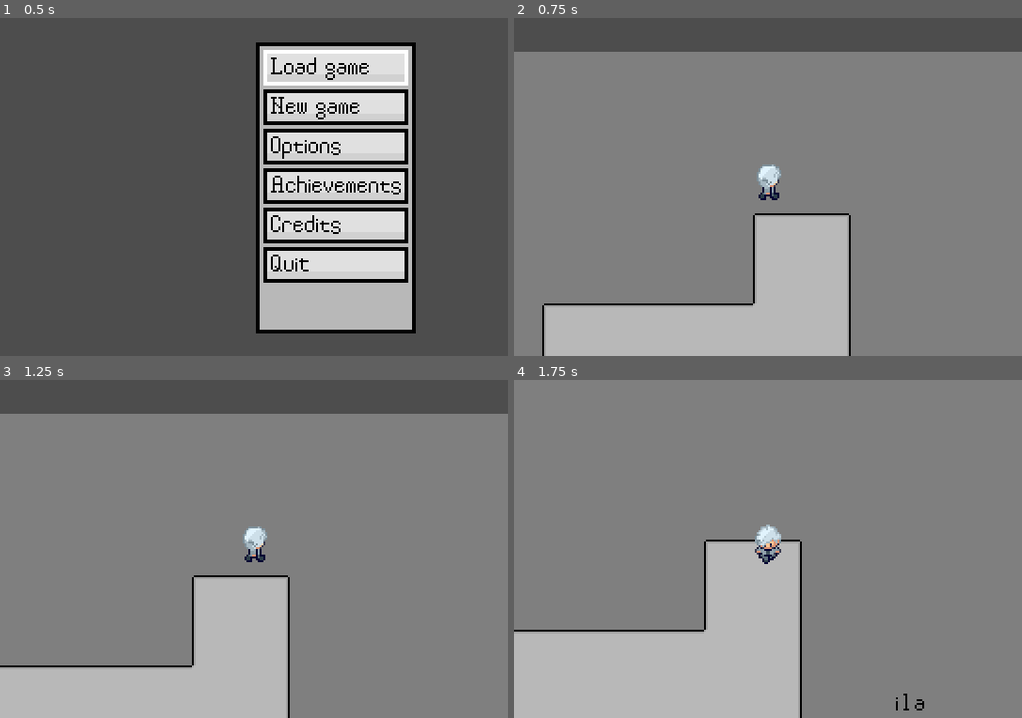
Above: before the commit, frames 1-4 (two rows, left to right).
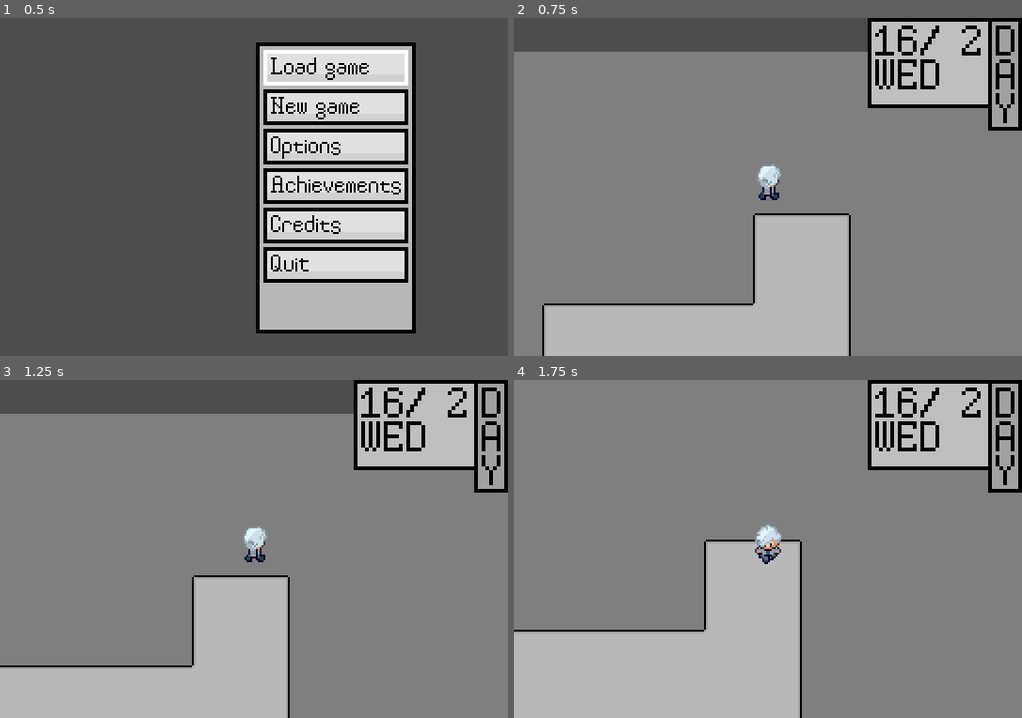
Above: after the commit, the same moments.

Repository: Elvin-Smile/Apellations-Persona
Game: Godot game, scene res://0z_Scenes/main.tscn
The game is run twice, just before and just after one commit, with the same random seed, the same clock (stepped at 60 frames per second) and the same inputs.
Inputs:
- Up to frame 1 (0.5 s): no input
- Up to frame 2 (0.75 s): tap Enter at 0.5 s; hold D (Right) from 0.53 s (still down); tap J (Confirm) at 0.6 s
- Up to frame 3 (1.25 s): keep holding D (Right)
- Up to frame 4 (1.75 s): release D (Right) at 1.28 s; hold S (Down) from 1.28 s (still down); tap J (Confirm) at 1.35 s

Frame 1 is identical in both runs. In frame 2, 8.5% of the frame differs, in the area x 69-100%, y 0-34%; in frame 3, 8.5%; in frame 4, 8.6%, in the area x 69-100%, y 0-98%.

Commit message:
Added Chronometer

Diff:
--- a/0z_Scenes/guy's.tscn
+++ b/0z_Scenes/guy's.tscn
@@ -27,8 +27,6 @@
 
 [node name="Marko" parent="." instance=ExtResource("1_2xbgb")]
 
-[node name="Camera2D" type="Camera2D" parent="Marko"]
-
 [node name="TileMapLayer" type="TileMapLayer" parent="."]
 position = Vector2(-8, -8)
 tile_map_data = PackedByteArray("AAAAAAEAAAAAAAAAAAAAAAIAAAAAAAEAAAAAAAMAAAAAAAEAAAAAAAQAAAADAAAAAAD//wQAAAABAAAAAAD+/w …(8128 unchanged characters)…
--- a/0z_Scenes/marko.gd
+++ /dev/null
@@ -1,14 +0,0 @@
-extends AccompliceGuy
-@onready var jan : AnimationPlayer = $Jan;
-@onready var smalcelj : TextMaker = $Smalcelj;
-
-const animation_list : Array = ["_up", "_down", "_left", "_right"];
-
-
-func _on_standing(dirc: int) -> void:
-	jan.play("idle"+animation_list[dirc]);
-
-
-
-func _on_walking(dirc: int) -> void:
-	jan.play("walk"+animation_list[dirc]);
--- a/0z_Scenes/marko_v01.tscn
+++ b/0z_Scenes/marko_v01.tscn
@@ -1,9 +1,11 @@
-[gd_scene load_steps=16 format=3 uid="uid://geh42eeyin7c"]
-
-[ext_resource type="Script" uid="uid://pek3dnvonhe8" path="res://0z_Scenes/marko.gd" id="1_163vl"]
+[gd_scene load_steps=18 format=3 uid="uid://geh42eeyin7c"]
+
+[ext_resource type="Script" uid="uid://pek3dnvonhe8" path="res://0z_Scripts/marko.gd" id="1_163vl"]
 [ext_resource type="Texture2D" uid="uid://fbmii74usmb5" path="res://Marko Petriković/petrikovic_s0_v0.png" id="2_rm3ia"]
-[ext_resource type="Script" uid="uid://ovcr8vkccxwm" path="res://0z_Scenes/jan.gd" id="3_jkqyi"]
+[ext_resource type="Script" uid="uid://ovcr8vkccxwm" path="res://0z_Scripts/jan.gd" id="3_jkqyi"]
 [ext_resource type="Script" uid="uid://b5mwminl2olv2" path="res://text_maker_class.gd" id="4_25btw"]
+[ext_resource type="Texture2D" uid="uid://ucp223s6f2e4" path="res://UI/date_box_v00.png" id="5_wecnt"]
+[ext_resource type="Texture2D" uid="uid://bki3xhidao41h" path="res://UI/day_v00.png" id="6_ci2ro"]
 
 [sub_resource type="RectangleShape2D" id="RectangleShape2D_t3k04"]
 size = Vector2(16, 16)
@@ -184,9 +186,26 @@
 autoplay = "idle_down"
 script = ExtResource("3_jkqyi")
 
-[node name="Smalcelj" type="Node" parent="."]
+[node name="Smalcelj" type="Node2D" parent="."]
+unique_name_in_owner = true
 script = ExtResource("4_25btw")
 metadata/_custom_type_script = "uid://b5mwminl2olv2"
 
+[node name="Lovro" type="Camera2D" parent="."]
+
+[node name="Cutura" type="Node2D" parent="Lovro"]
+script = ExtResource("4_25btw")
+metadata/_custom_type_script = "uid://b5mwminl2olv2"
+
+[node name="Borna" type="Sprite2D" parent="Lovro"]
+unique_name_in_owner = true
+position = Vector2(94, -66)
+texture = ExtResource("5_wecnt")
+
+[node name="Gabric" type="Sprite2D" parent="Lovro"]
+unique_name_in_owner = true
+position = Vector2(126, -60)
+texture = ExtResource("6_ci2ro")
+
 [connection signal="standing" from="." to="." method="_on_standing"]
 [connection signal="walking" from="." to="." method="_on_walking"]
--- a/0z_Scenes/pause_menu.tscn
+++ b/0z_Scenes/pause_menu.tscn
@@ -9,7 +9,7 @@
 [ext_resource type="Texture2D" uid="uid://nmd6q4bu6kva" path="res://PauseMenu/accomplice_v01.png" id="6_ykn0t"]
 [ext_resource type="Texture2D" uid="uid://bxj6sfvc0x077" path="res://PauseMenu/calendar_v01.png" id="7_m7nk5"]
 [ext_resource type="Texture2D" uid="uid://dgq4i26em6grj" path="res://PauseMenu/system_v01.png" id="8_xo3vb"]
-[ext_resource type="Script" uid="uid://bja37g7p0df6p" path="res://0z_Scenes/pause_menu_buttons.gd" id="10_5eliy"]
+[ext_resource type="Script" uid="uid://bja37g7p0df6p" path="res://0z_Scripts/pause_menu_buttons.gd" id="10_5eliy"]
 [ext_resource type="Texture2D" uid="uid://bm2bmnye7n3dg" path="res://PauseMenu/pause_menu_button_v00.png" id="11_iqjv8"]
 
 [node name="PauseMenu" type="Node2D"]
--- a/0z_Scenes/text_maker.tscn
+++ b/0z_Scenes/text_maker.tscn
@@ -2,7 +2,7 @@
 
 [ext_resource type="Script" uid="uid://b5mwminl2olv2" path="res://text_maker_class.gd" id="1_p54ph"]
 
-[node name="TextMaker" type="Node"]
+[node name="TextMaker" type="Node2D"]
 script = ExtResource("1_p54ph")
 metadata/_custom_type_script = "uid://b5mwminl2olv2"
 
--- /dev/null
+++ b/0z_Scripts/global_var.gd
@@ -0,0 +1,9 @@
+extends Node
+
+const tile_size : int = 16;
+const time_names : Array = ["mornin", "day", "night"];
+const day_names_short : Array = ["???", "MON", "TUE", "WED", "THU", "FRI", "SAT", "SUN"];
+var current_month : int = 2;
+var current_date : int = 16;
+var current_time : int = 1;
+var current_day : int = 3;
--- a/0z_Scripts/marko.gd
+++ b/0z_Scripts/marko.gd
@@ -1 +1,14 @@
-pass;
+extends AccompliceGuy
+@onready var jan : AnimationPlayer = $Jan;
+@onready var cutura : TextMaker = $Lovro/Cutura;
+@onready var gabric : Sprite2D = $Lovro/Gabric;
+
+const animation_list : Array = ["_up", "_down", "_left", "_right"];
+
+func _ready():
+	update_clock(cutura, gabric);
+
+func _on_standing(dirc: int) -> void:
+	jan.play("idle"+animation_list[dirc]);
+func _on_walking(dirc: int) -> void:
+	jan.play("walk"+animation_list[dirc]);
--- a/accomplice_guy_class.gd
+++ b/accomplice_guy_class.gd
@@ -6,7 +6,6 @@
 signal standing(dirc : int);
 
 const pixel_speed : int = 1;
-const tile_size : int = 16;
 const movement_delay : int = 5;
 var coordinate : Vector2 = Vector2.ZERO;
 var goal : Vector2 = Vector2.ZERO;
@@ -24,14 +23,14 @@
 func _process(_delta):
 	super._process(_delta);
 	if ((position == goal) and (delta_movement_time >= movement_delay)):
-		goal.y += Input.get_axis("Up", "Down")*tile_size;
+		goal.y += Input.get_axis("Up", "Down")*gv.tile_size;
 		movement.x = 0; movement.y = Input.get_axis("Up", "Down")*pixel_speed;
 		moving = true;
 		if (movement.y):
 			current_animation = 0.5+movement.y*0.5;
 			walking.emit(current_animation);
 	if ((position == goal) and (delta_movement_time >= movement_delay)):
-		goal.x += Input.get_axis("Left", "Right")*tile_size;
+		goal.x += Input.get_axis("Left", "Right")*gv.tile_size;
 		movement.x = Input.get_axis("Left", "Right")*pixel_speed; movement.y = 0;
 		moving = true;
 		if (movement.x):
--- a/guy_class.gd
+++ b/guy_class.gd
@@ -2,6 +2,20 @@
 extends CharacterBody2D
 class_name Guy
 
+const clock_position : Vector2 = Vector2(57, -88);
+var date_to_print : String = "";
+
 func _process(_delta):
 	if (Input.is_action_just_pressed("Menu")):
 		get_tree().change_scene_to_file("res://0z_Scenes/pause_menu.tscn");
+
+func update_clock(maker : TextMaker, spriter : Sprite2D):
+	spriter.texture = load("res://UI/"+gv.time_names[gv.current_time]+"_v00.png");
+	spriter.position = Vector2(117+float(spriter.texture.get_width())/2, -90+float(spriter.texture.get_height())/2);
+	date_to_print = "";
+	if (gv.current_date < 10): date_to_print += " ";
+	date_to_print += str(gv.current_date)+"ˇ";
+	if (gv.current_month < 10): date_to_print += " ";
+	date_to_print+= str(gv.current_month);
+	maker.make_text(date_to_print, "Short_Double_Basic", clock_position, Vector2(clock_position.x+5000, clock_position.y+5000), 0, 1000);
+	maker.make_text(gv.day_names_short[gv.current_day], "Short_Double_Basic", Vector2(clock_position.x, clock_position.y+tm.line_size["Short_Double_Basic"]), Vector2(clock_position.x+5000, clock_position.y+5000), 1, 1000);
--- a/project.godot
+++ b/project.godot
@@ -14,6 +14,11 @@
 run/main_scene="res://0z_Scenes/main.tscn"
 config/features=PackedStringArray("4.5", "Mobile")
 config/icon="res://icon.svg"
+
+[autoload]
+
+gv="*res://0z_Scripts/global_var.gd"
+tm="*res://text_maker_class.gd"
 
 [display]
 
--- a/text_maker_class.gd
+++ b/text_maker_class.gd
@@ -1,9 +1,21 @@
 @icon("res://text_maker_icon.png")
-extends Node
+extends Node2D
 class_name TextMaker
 
-const line_size : int = 14;
+
 const letter_path : String = "res://Fonts/";
+const space_size : Dictionary = {
+	"Basic" : 1,
+	"Short_Double_Basic" : 6
+};
+const line_size : Dictionary = {
+	"Basic" : 14,
+	"Short_Double_Basic" : 18
+};
+const between_size : Dictionary = {
+	"Basic" : 1,
+	"Short_Double_Basic" : 2
+};
 var word_size : Array = [];
 var letter_sprite_path : String;
 var letter_image : CompressedTexture2D;
@@ -11,18 +23,13 @@
 var trenutna_duljina : int = 0;
 var cursor_position : Vector2 = Vector2.ZERO;
 var letter_sprite : Sprite2D;
-var child_adder : Node2D = Node2D.new();
 var current_word : int = 0;
 var last_one : String = " ";
-
-func _ready():
-	make_text("i l a", "Basic", Vector2(100, 100), Vector2(400, 500), 0, 0);
-	pass;
 
 func make_text(text : String = "", font : String = "", start_position : Vector2 = Vector2.ZERO, end_position : Vector2 = Vector2(200, 200), index : int = 0, zvalue : int = 0):
 	#zamijeni child s novim
 	remove_child(get_child(index));
-	add_child(child_adder);
+	add_child(Node2D.new());
 	move_child(get_child(get_child_count()-1), index);
 	trenutna_duljina = 0;
 	cursor_position = start_position;
@@ -47,18 +54,18 @@
 		#provede razmak i provjeri dal može nastavit dalje
 		if ((i == " ") or (i == "~")): current_word += 1;
 		if (i == " "):
-			cursor_position.x += 3;
-			if (cursor_position.x+word_size[current_word] > end_position.x): cursor_position = Vector2(start_position.x, cursor_position.y+line_size);
-		elif (i == "~"): cursor_position = Vector2(start_position.x, cursor_position.y+line_size);
+			cursor_position.x += space_size[font]+between_size[font]*2;
+			if (cursor_position.x+word_size[current_word] > end_position.x): cursor_position = Vector2(start_position.x, cursor_position.y+line_size[font]);
+		elif (i == "~"): cursor_position = Vector2(start_position.x, cursor_position.y+line_size[font]);
 		#napravi novi sprite i doda ga kao dijete dijeteta i postavi ga kao slovo
 		else:
 			letter_image = load(letter_path+font+"/"+i+".png");
 			letter_sprite = Sprite2D.new();
 			letter_sprite.texture = letter_image;
-			letter_sprite.position = cursor_position;
+			letter_sprite.position = Vector2(cursor_position.x+float(letter_image.get_width())/2, cursor_position.y+float(letter_image.get_height())/2);
 			letter_sprite.z_index = zvalue;
 			get_child(index).add_child(letter_sprite);
-			cursor_position.x += letter_image.get_width()+1;
+			cursor_position.x += letter_image.get_width()+between_size[font];
 
 func delete_text(index : int = 0, child_number : int = 1):
 	add_child(Node2D.new());
Not shown, removed: 0z_Scenes/marko.gd.uid
Not shown, added: 0z_Scripts/global_var.gd.uid
Renamed: 0z_Scenes/jan.gd -> 0z_Scripts/jan.gd
Renamed: 0z_Scenes/jan.gd.uid -> 0z_Scripts/jan.gd.uid
Not shown, changed: 0z_Scripts/marko.gd.uid
Renamed: 0z_Scenes/pause_menu_buttons.gd -> 0z_Scripts/pause_menu_buttons.gd
Renamed: 0z_Scenes/pause_menu_buttons.gd.uid -> 0z_Scripts/pause_menu_buttons.gd.uid
Binary file added: Fonts/Short_Double_Basic/0.png
Not shown, added: Fonts/Short_Double_Basic/0.png.import
Binary file added: Fonts/Short_Double_Basic/1.png
Not shown, added: Fonts/Short_Double_Basic/1.png.import
Binary file added: Fonts/Short_Double_Basic/2.png
(and 81 more such lines)
